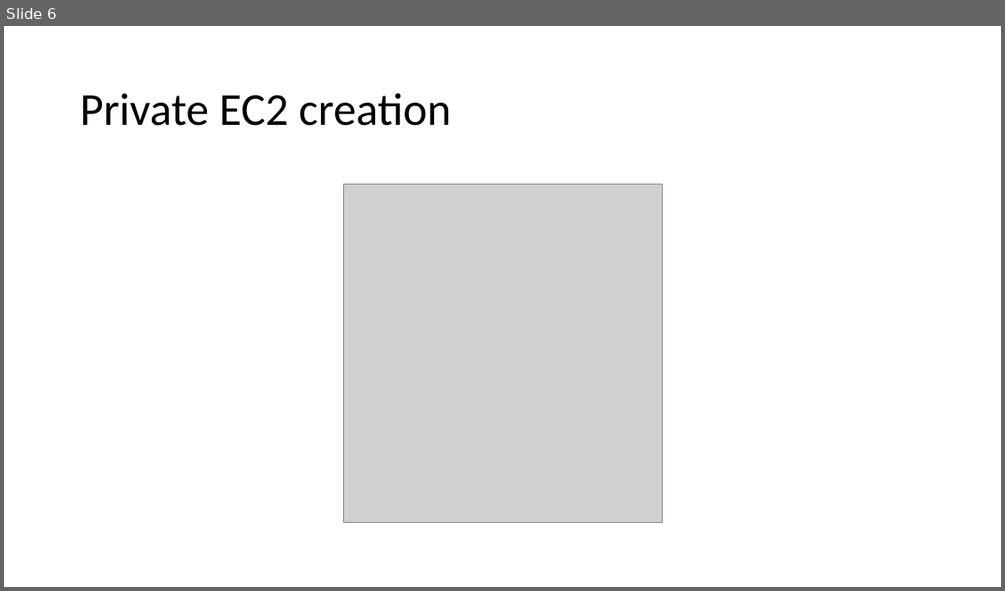
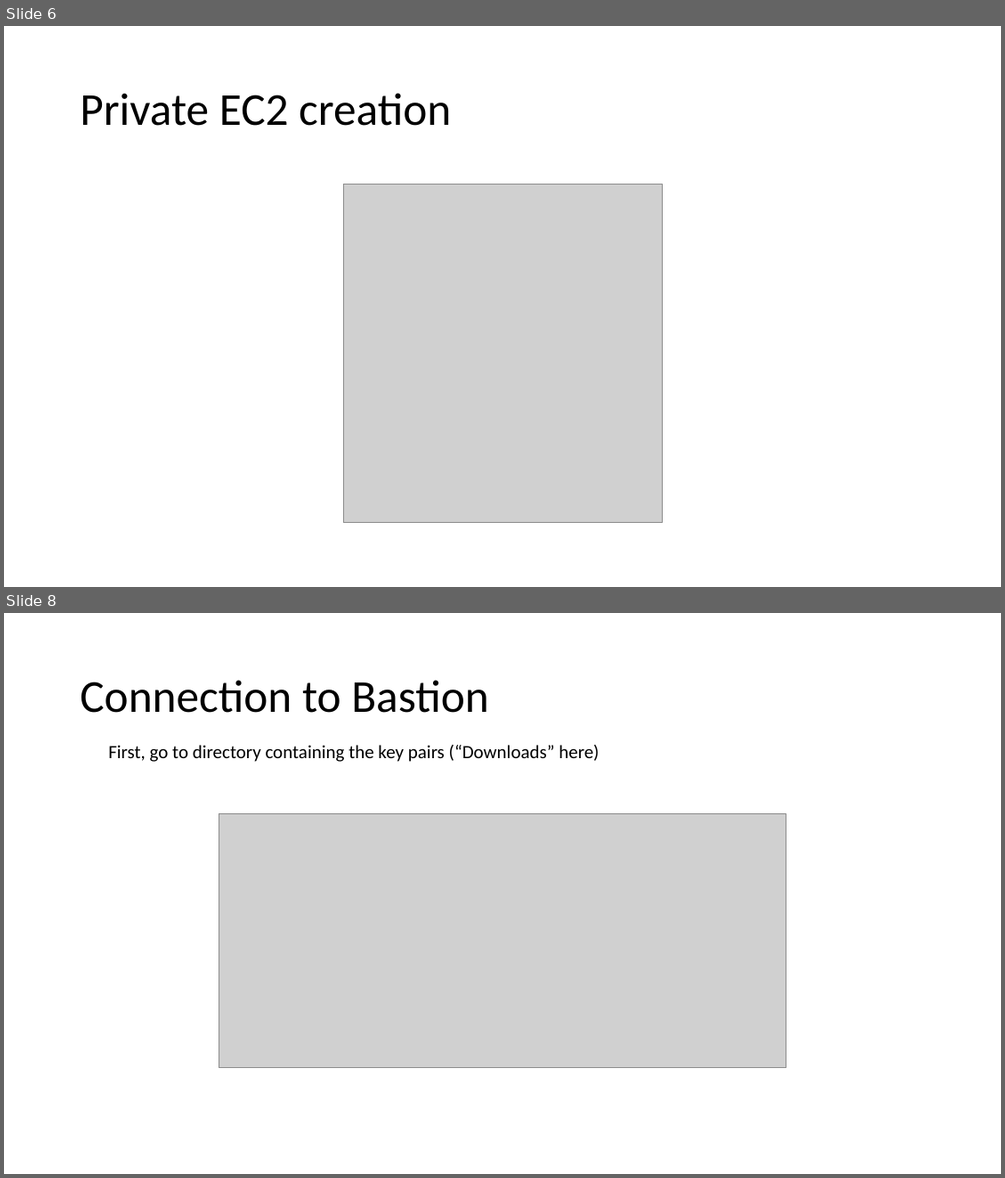
Before and after one commit to AnthonyDSTI/AWS-training, a slide deck: AWS_topo_1-bastion.pptx. Shown one above the other, each under a label of ours: slide 6 before the commit, slides 6 and 8 after it; the slides between them are not shown. The pictures are 1005x591 and 1005x1178 pixels, drawn with LibreOffice and Linux fonts; fonts in the diff are those of the drawing; grey boxes stand for pictures. Boxes give left, top, right and bottom in pixels: in the first picture for what was removed or moved away, otherwise in the second. Text is boxed around its words. In the diff, an @@ line names an element or a change of style, - is before the commit and + after.

```diff
--- a/AWS_topo_1-bastion.pptx
+++ b/AWS_topo_1-bastion.pptx
@@ slide 8 added at <box>4,613,1001,1174</box>, background #FFFFFF @@
@@ title added at <box>80,680,489,713</box>, 44 pt, text #000000 @@
+Connection to Bastion
@@ text added at <box>108,745,599,762</box>, 18 pt, text #000000 @@
+First, go to directory containing the key pairs (“Downloads” here)
@@ picture added at <box>219,813,786,1068</box> @@
```
Also in this commit, not shown: 1 slide changed, 2 other slides added.
